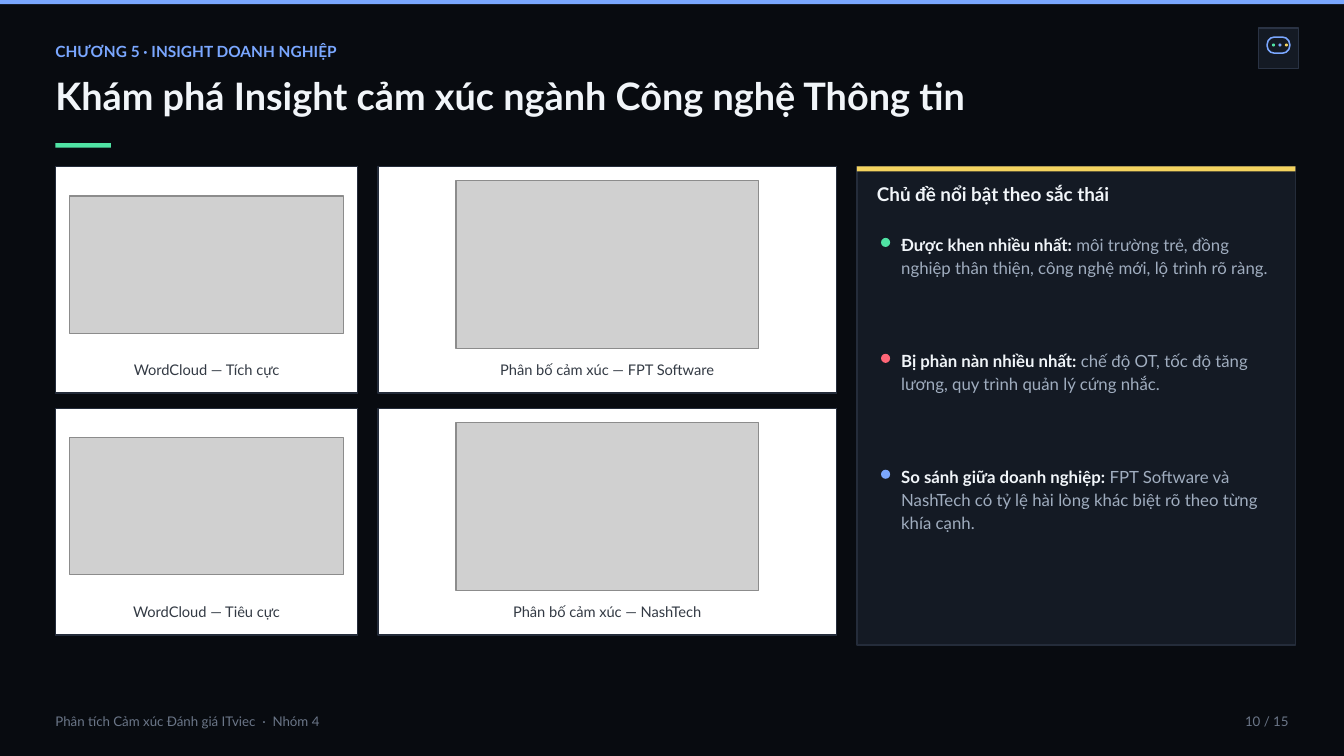
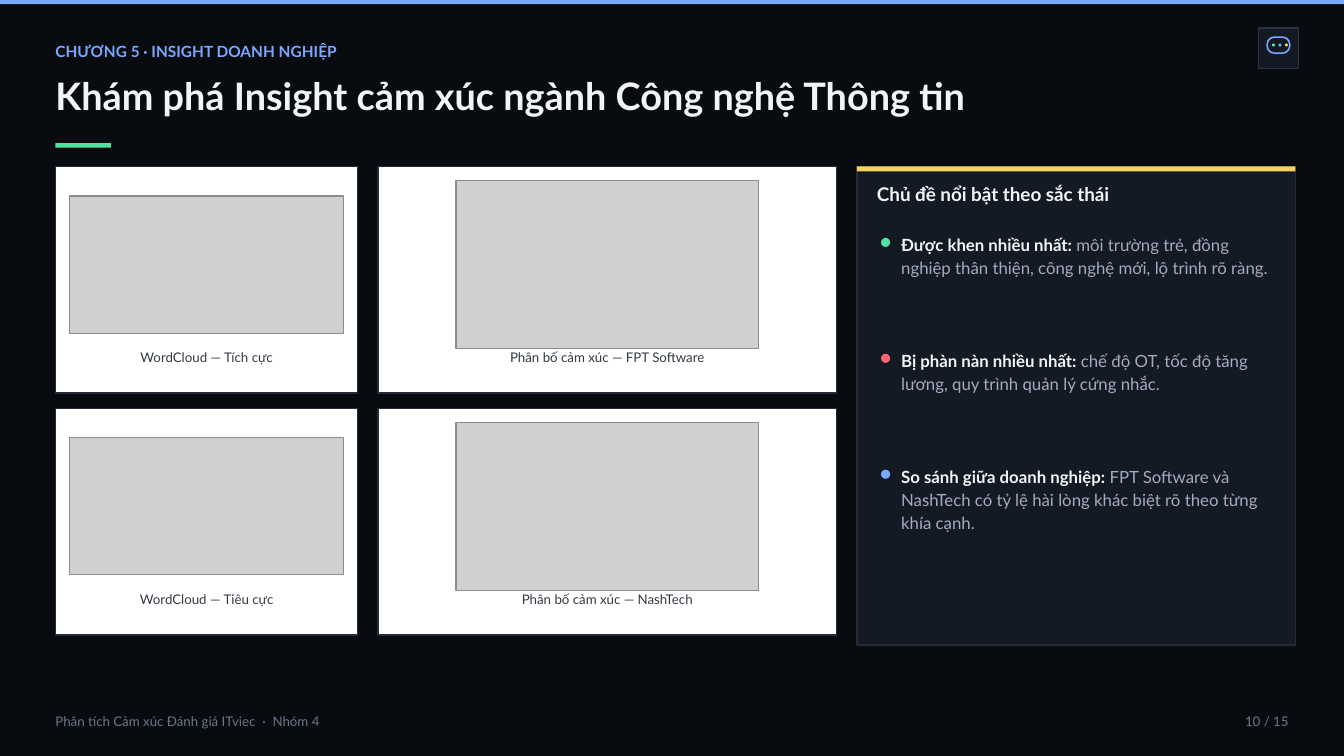
Before and after one commit to duyvv1712/NLP-Sentiment-Analysis-ITviec, a slide deck: slide 11 of reports/slides/NLP_ITviec_Sentiment_Slides.pptx. Drawn at 1344x756 pixels with LibreOffice and Linux fonts; fonts in the diff are those of the drawing; grey boxes stand for pictures. Boxes give left, top, right and bottom in pixels: in the first picture for what was removed or moved away, otherwise in the second. Text is boxed around its words. In the diff, an @@ line names an element or a change of style, - is before the commit and + after.

```diff
--- a/reports/slides/NLP_ITviec_Sentiment_Slides.pptx
+++ b/reports/slides/NLP_ITviec_Sentiment_Slides.pptx
@@ text "WordCloud — Tích cực": place and size @@
-text "WordCloud — Tích cực" at (134, 364, 279, 378)
+text "WordCloud — Tích cực" at (140, 352, 273, 365)
@@ text "Phân bố cảm xúc — ...": place and size @@
-text "Phân bố cảm xúc — ..." at (500, 363, 714, 375)
+text "Phân bố cảm xúc — ..." at (510, 351, 704, 362)
@@ size 10.5 to 9.5 pt; line spacing 1 to 1.05 in 4 elements at (510, 351, 704, 362), (522, 593, 693, 604), (140, 352, 273, 365), (140, 594, 273, 606) @@
@@ text "WordCloud — Tiêu cực": place and size @@
-text "WordCloud — Tiêu cực" at (133, 606, 280, 620)
+text "WordCloud — Tiêu cực" at (140, 594, 273, 606)
@@ text "Phân bố cảm xúc — ...": place and size @@
-text "Phân bố cảm xúc — ..." at (513, 605, 702, 617)
+text "Phân bố cảm xúc — ..." at (522, 593, 693, 604)
```
Also in this commit, not shown: 10 other slides changed, 3 other files.
